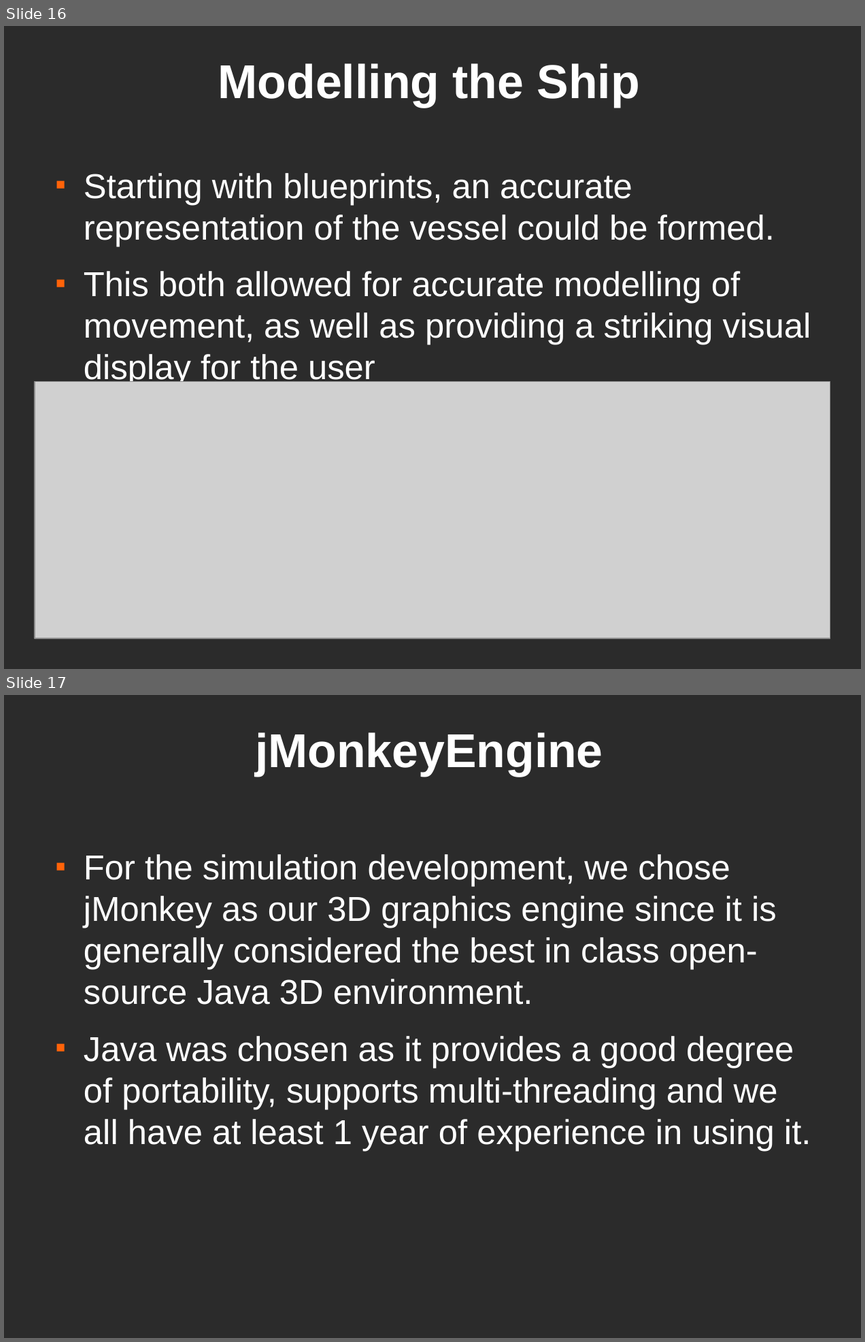
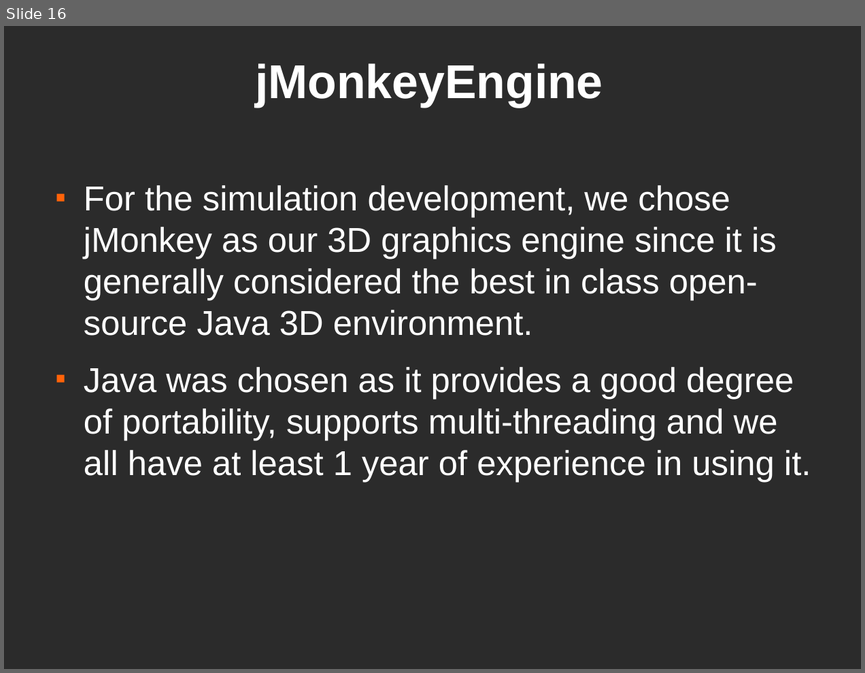
Before and after one commit to dantomosoiu/teamproject, a slide deck: Presentation/TeamProjectPresentationv5.odp. Shown one above the other, each under a label of ours: slides 16 and 17 before the commit, slide 16 after it. The pictures are 865x1342 and 865x673 pixels, drawn with LibreOffice and Linux fonts; fonts in the diff are those of the drawing; grey boxes stand for pictures; background and template pictures are left out; a plain dark background stands for a picture behind light text. Boxes give left, top, right and bottom in pixels: in the first picture for what was removed or moved away, otherwise in the second. Text is boxed around its words. In the diff, an @@ line names an element or a change of style, - is before the commit and + after.

Commit message:
got rid of extra slide

```diff
--- a/Presentation/TeamProjectPresentationv5.odp
+++ b/Presentation/TeamProjectPresentationv5.odp
@@ slide 16 removed at [4, 26, 861, 669], background picture (left out) @@
@@ title removed at [218, 63, 640, 108] @@
-Modelling the Ship
@@ text removed at [84, 173, 811, 386] @@
-■ Starting with blueprints, an accurate representation of the vessel could be formed.
-■ This both allowed for accurate modelling of movement, as well as providing a striking visual display for the user
@@ picture removed at [35, 382, 830, 638] @@
@@ what was slide 17 is now slide 16 @@
```
Also in this commit, not shown: 1 other file.
